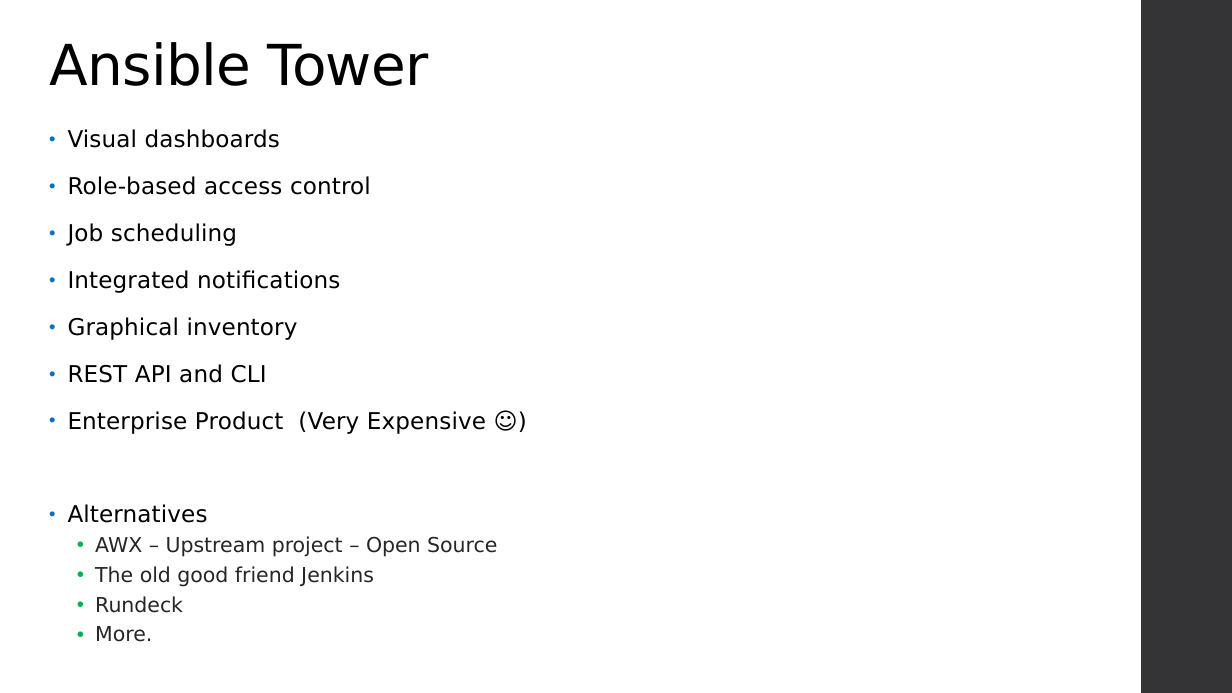
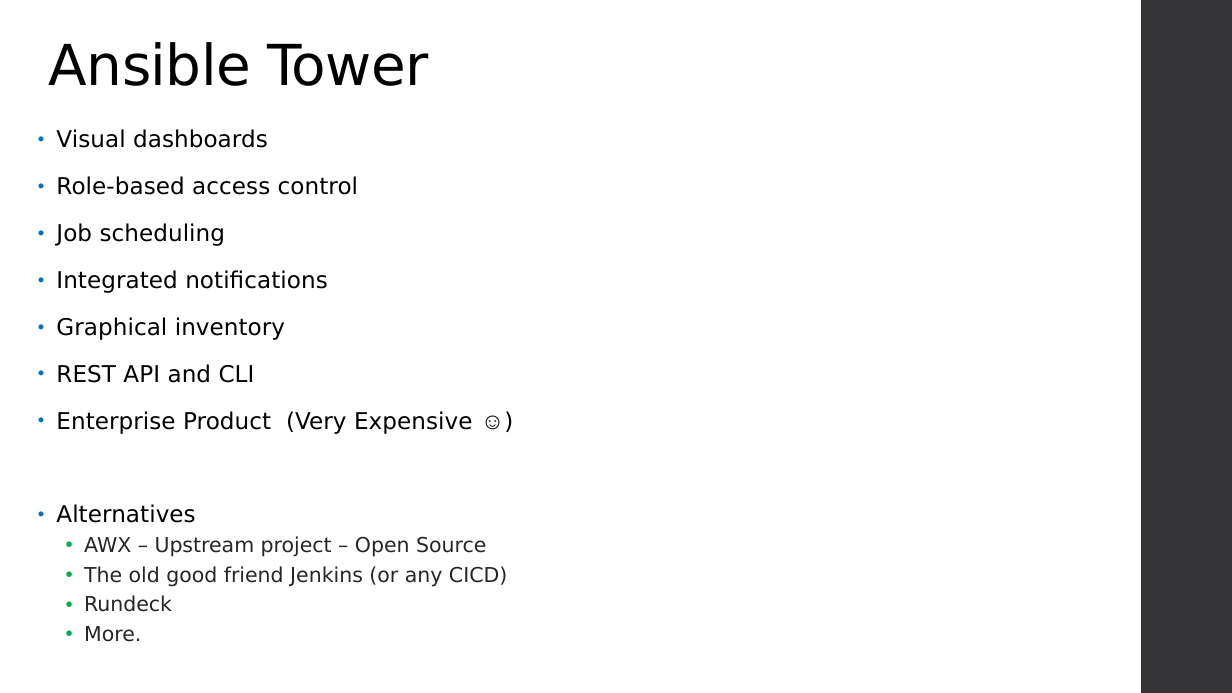
Before and after one commit to varadinov/DevSecOps, a slide deck: slide 16 of 04_configuration_management/Ansible.pptx. Drawn at 1232x693 pixels with LibreOffice and Linux fonts; fonts in the diff are those of the drawing; background and template pictures are left out. Boxes give left, top, right and bottom in pixels: in the first picture for what was removed or moved away, otherwise in the second. Text is boxed around its words. In the diff, an @@ line names an element or a change of style, - is before the commit and + after.

Commit message:
Update ansible section

```diff
--- a/04_configuration_management/Ansible.pptx
+++ b/04_configuration_management/Ansible.pptx
@@ text "Visual dashboards": place and size @@
-text "Visual dashboards" at (68,129,497,642)
+text "Visual dashboards" at (56,129,507,642)
@@ text at (56,411,472,434): font DejaVu Sans to Arial in "☺)" @@
@@ text at (84,566,507,587): text changed @@
-  • The old good friend Jenkins
+  • The old good friend Jenkins (or any CICD)
```
Also in this commit, not shown: 15 other slides changed, 1 slide added, 14 other files.
